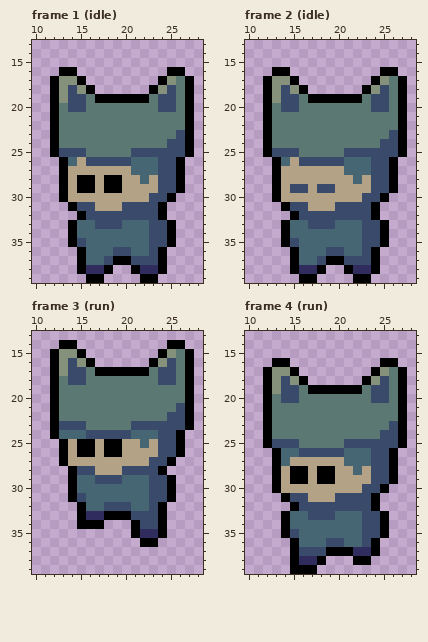
One commit to this pixel-art file: assets/sprites/player/soldier/soldier.aseprite. Above is the file before it was changed.
40x40 pixels, 6 frames. Shown: frame 1 (idle): x 10..28, y 13..39; frame 2 (idle): x 10..28, y 13..39; frame 3 (run): x 10..28, y 13..39; frame 4 (run): x 10..28, y 13..39. The commit also changed other frames, which this record leaves out.
And afterwards:
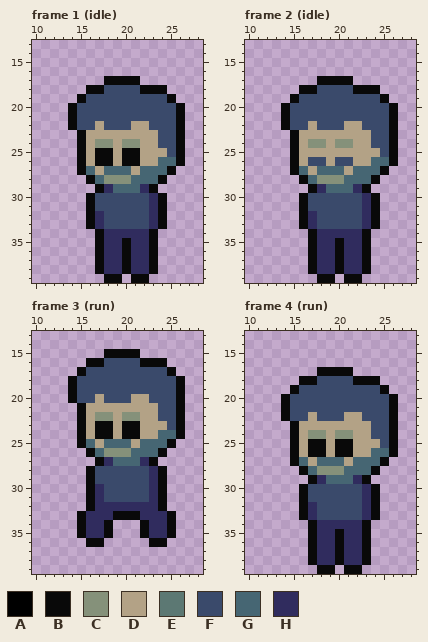
Palette (. is transparent): A #000000  B #090909  C #85917a  D #b3a286  E #5c7873  F #3a4a6b  G #466673  H #302c5e
Diff:
layer "Layer 2" now hidden
layer "hat" now hidden
layer "Layer 3" added
Changed rows in their new state; - is an unchanged pixel.
Frame 1 (idle):
first column x 12:
16 -..----------..-
17 ....--BBBB--....
18 ....BBFFFFBBB...
19 ...BFFFFFFFF-B..
20 ..B-FFFFFFFF--B.
21 ..BFFFFFFFFFFFB.
22 ..BFFDFFFDDFFFB.
23 ...BDDDDDDDDFFB.
24 ...BDCCDCCDDF-B.
25 ...BDBBDBBDDD-B.
26 -..BDBBDBBDDGGB-
27 -..BG-GGGD--GB.-
28 -...BGCCCG-GB..-
29 -....BHGGGHB...-
30 -...BFFFFFFHB.--
31 --..BFFF---HB---
32 ---.BH-----HB---
33 --..BH--FFFHB.--
34 --...BHHHHHB..--
35 --...BHHBHHB..--
36 ---..BHHBHHB.---
37 ---..BHHBHHB.---
38 ---..BHHBH-B.---
39 ----..BB-BB.----
Frame 2 (idle):
first column x 12:
16 -..----------..-
17 ....--BBBB--....
18 ....BBFFFFBBB...
19 ...BFFFFFFFF-B..
20 ..B-FFFFFFFF--B.
21 ..BFFFFFFFFFFFB.
22 ..BFFDFFFDDFFFB.
23 ...BDDDDDDDDFFB.
24 ...BDCCDCCDDF-B.
25 ...BDDDDDDDDD-B.
26 -..BD--D-FDDGGB-
27 -..BG-GGGD--GB.-
28 -...BGCCCG-GB..-
29 -....BHGGGHB...-
30 -...BFFFFFFHB.--
31 --..BFFF---HB---
32 ---.BH-----HB---
33 --..BH--FFFHB.--
34 --...BHHHHHB..--
35 --...BHHBHHB..--
36 ---..BHHBHHB.---
37 ---..BHHBHHB.---
38 ---..BHHBH-B.---
39 ----..BB-BB.----
Frame 3 (run):
first column x 12:
14 -..----------..-
15 ....--BBBB--....
16 ....BBFFFFBBB...
17 ...BFFFFFFFF-B..
18 ..B-FFFFFFFF--B.
19 ..BFFFFFFFFFFFB.
20 ..BFFDFFFDDFFFB.
21 ...BDDDDDDDDFFB.
22 ...BDCCDCCDDF-B.
23 ...BDBBDBBDDD-B.
24 ...BDBBDBBDDGGB-
25 -..BG-GGG--GGB.-
26 -...BGCCCGGGB..-
27 -....BHGGGHB..--
28 --..BFFF---HB---
29 --..B---FFFHB.--
30 --..BHFFFFFHB.--
31 --..BHFFFFFHB.--
32 ---.BHHHHHHHB---
33 ---B--HBBBHHHB--
34 ---BHHB--.BHHB--
35 ---BHHB--.B-HB--
36 ----BB----.BB---
Frame 4 (run):
first column x 12:
16 -..----------..-
17 ....--BBBB--....
18 ....BBFFFFBBB...
19 ...BFFFFFFFF-B..
20 ..B-FFFFFFFF--B.
21 ..BFFFFFFFFFFFB.
22 ..BFFDFFFDDFFFB.
23 ...BDDDDDDDDFFB.
24 ...BDCCDCCDDF-B.
25 ...BDBBDBBDDD-B.
26 -..BDBBDBBDDGGB-
27 -..BG-GGGD--GB.-
28 -...BGCCCG-GB..-
29 -....BHGGGHB...-
30 -...BFFFFFFHB.--
31 --..BFFF---HB---
32 ---.BH-----HB---
33 --..BH--FFFHB.--
34 --...BHHHHHB..--
35 --...BHHBHHB..--
36 ---..BHHBHHB.---
37 ---..BHHBH-B.---
38 ---..BHHBHHB----
39 ---...BB-BB-----
